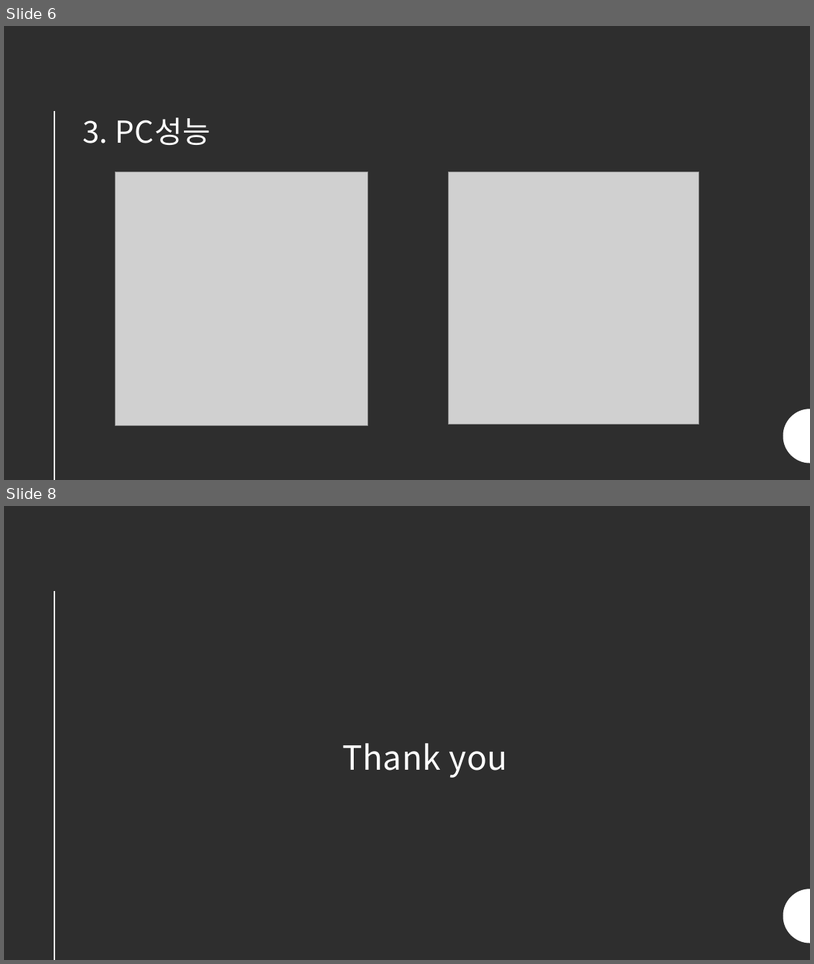
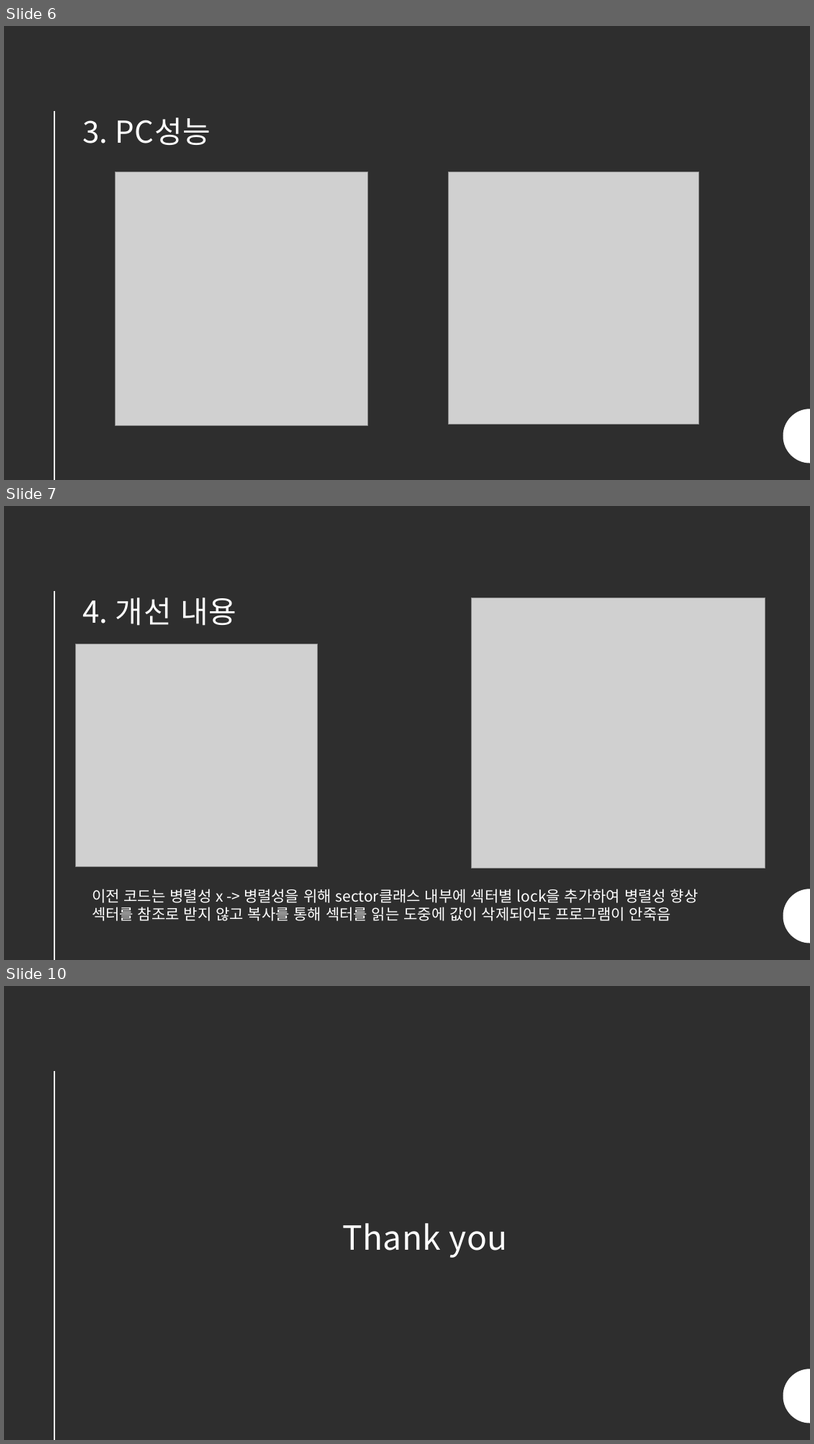
Before and after one commit to SJKIM99/GSP, a slide deck: 게임서버텀프로젝트.pptx. Shown one above the other, each under a label of ours: slides 6 and 8 before the commit, slides 6, 7 and 10 after it; the slides between them are not shown. The pictures are 814x964 and 814x1444 pixels, drawn with LibreOffice and Linux fonts; fonts in the diff are those of the drawing; grey boxes stand for pictures. Boxes give left, top, right and bottom in pixels: in the first picture for what was removed or moved away, otherwise in the second. Text is boxed around its words. In the diff, an @@ line names an element or a change of style, - is before the commit and + after.

```diff
--- a/게임서버텀프로젝트.pptx
+++ b/게임서버텀프로젝트.pptx
@@ slide 7 added at (4,506,810,960), background #2F2F2F; not listed: 2 template elements that a slide beside it also shows @@
@@ title added at (82,597,237,626), 36 pt, text #FFFFFF @@
+4. 개선 내용
@@ picture added at (471,598,766,867) @@
@@ picture added at (75,644,318,867) @@
@@ text added at (92,888,699,921), 18 pt, text #FFFFFF @@
+이전 코드는 병렬성 x -> 병렬성을 위해 sector클래스 내부에 섹터별 lock을 추가하여 병렬성 향상
+섹터를 참조로 받지 않고 복사를 통해 섹터를 읽는 도중에 값이 삭제되어도 프로그램이 안죽음
@@ what was slide 8 is now slide 10 @@
```
Also in this commit, not shown: 3 slides changed, 1 other slide added, 3 other files.
